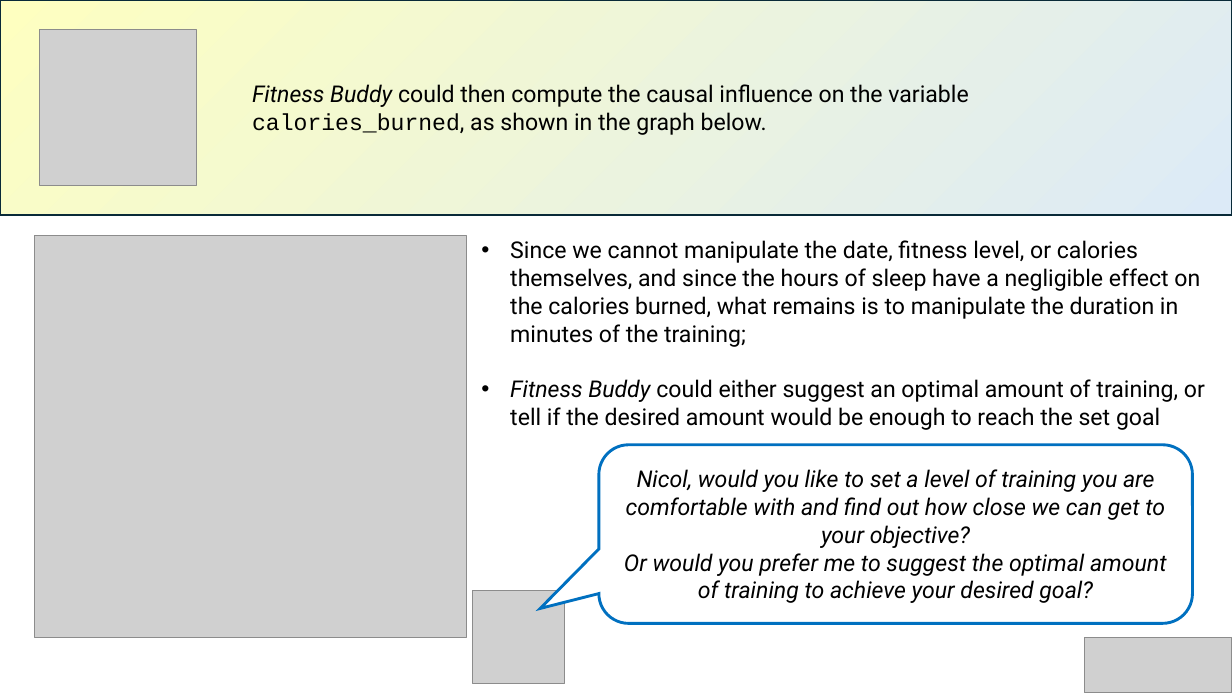
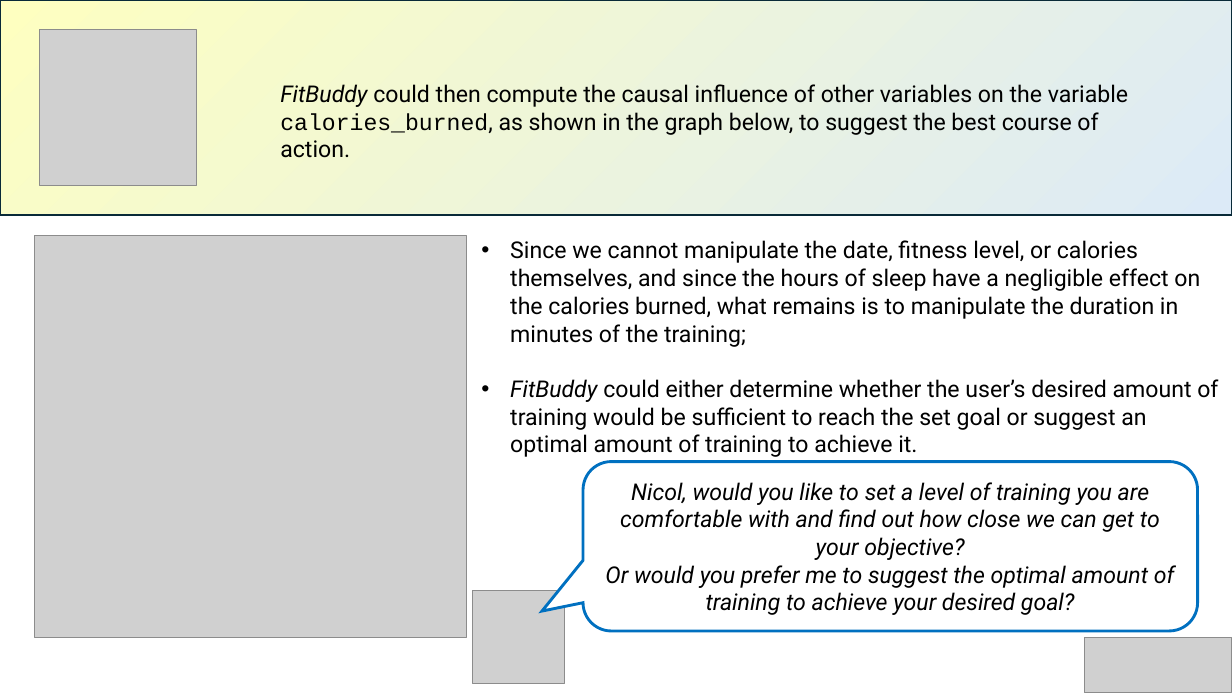
Before and after one commit to lucalavazza/Health_Cefriel, a slide deck: slide 6 of ppt/inference and influences.pptx. Drawn at 1232x693 pixels with LibreOffice and Linux fonts; fonts in the diff are those of the drawing; grey boxes stand for pictures. Boxes give left, top, right and bottom in pixels: in the first picture for what was removed or moved away, otherwise in the second. Text is boxed around its words. In the diff, an @@ line names an element or a change of style, - is before the commit and + after.

```diff
--- a/ppt/inference and influences.pptx
+++ b/ppt/inference and influences.pptx
@@ text at <box>280,84,1128,135</box>: text changed @@
-Fitness Buddy could then compute the causal influence on the variable calories_burned, as shown in the graph below.
+FitBuddy could then compute the causal influence of other variables on the variable calories_burned, as shown in the graph below, to suggest the best course of action.
@@ text at <box>510,379,1218,457</box>: text changed @@
-• Fitness Buddy could either suggest an optimal amount of training, or tell if the desired amount would be enough to reach the set goal
+• FitBuddy could either determine whether the user’s desired amount of training would be sufficient to reach the set goal or suggest an optimal amount of training to achieve it.
@@ rounded speech box "Nicol, would you like to ...": place and size @@
-rounded speech box "Nicol, would you like to ..." at <box>599,445,1192,623</box>
+rounded speech box "Nicol, would you like to ..." at <box>583,462,1198,631</box>
@@ rounded speech box "Nicol, would you like to ..." at <box>583,462,1198,631</box>: proportions changed @@
```
Also in this commit, not shown: 6 other slides changed, 3 other files.
